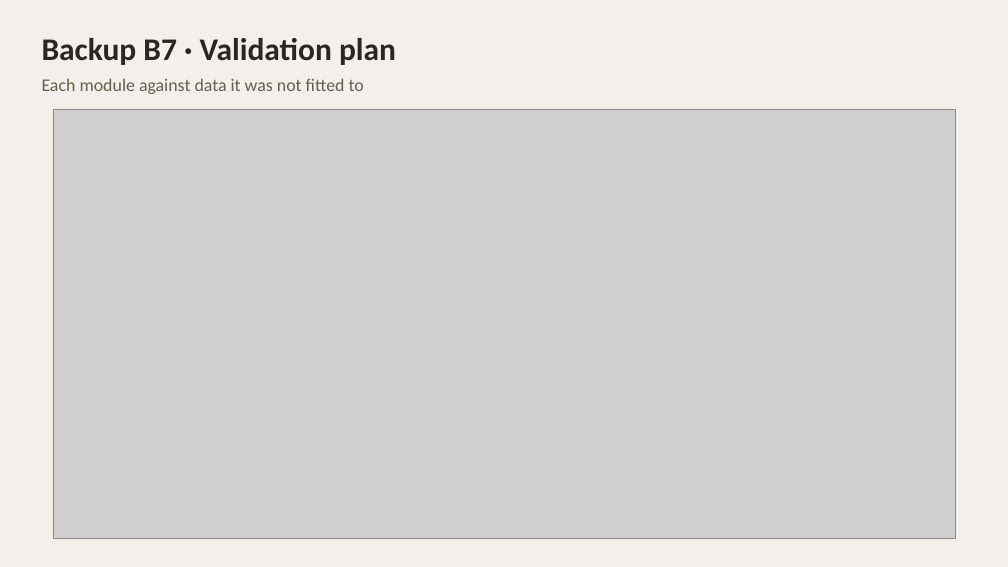
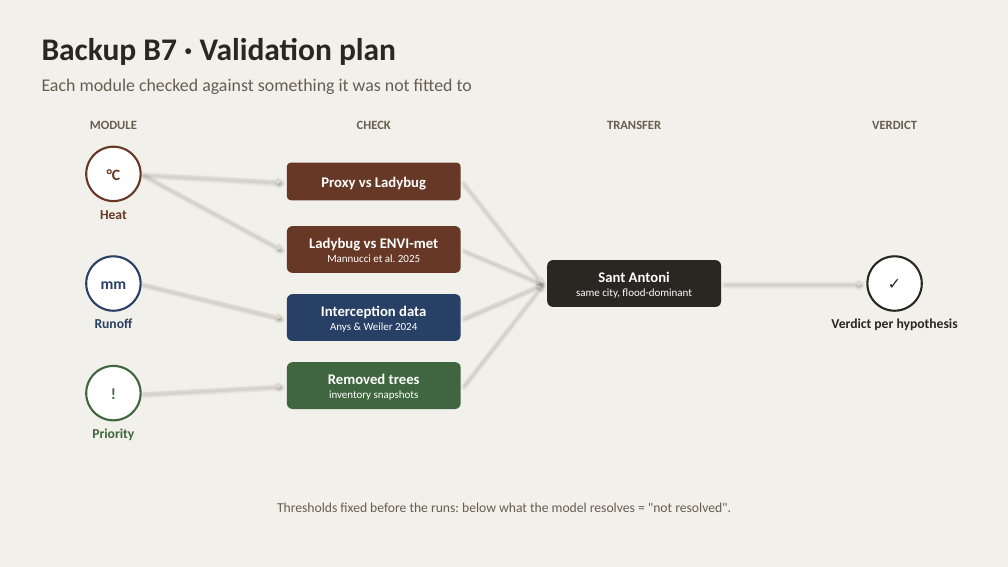
Before and after one commit to giofox96/shade-and-sponge, a slide deck: slide 26 of slides/shade_and_sponge_10nov_editable.pptx. Drawn at 1008x567 pixels with LibreOffice and Linux fonts; fonts in the diff are those of the drawing; grey boxes stand for pictures. Boxes give left, top, right and bottom in pixels: in the first picture for what was removed or moved away, otherwise in the second. Text is boxed around its words. In the diff, an @@ line names an element or a change of style, - is before the commit and + after.

```diff
--- a/slides/shade_and_sponge_10nov_editable.pptx
+++ b/slides/shade_and_sponge_10nov_editable.pptx
@@ text at [42,78,472,94]: text changed @@
-Each module against data it was not fitted to
+Each module checked against something it was not fitted to
@@ picture removed at [53,110,955,538] @@
@@ ellipse added at [86,147,141,201], fill #FFFFFF, outline #663825 2 pt, 15 pt, text #663825, bold @@
+°C
@@ text added at [90,121,137,129], 12 pt, text #665E4F, bold @@
+MODULE
@@ text added at [357,121,391,129], 12 pt, text #665E4F, bold @@
+CHECK
@@ text added at [607,121,661,129], 12 pt, text #665E4F, bold @@
+TRANSFER
@@ text added at [872,121,917,129], 12 pt, text #665E4F, bold @@
+VERDICT
@@ arrow added from (143, 174) to (283, 250), #DCD8CE 1.25 pt @@
@@ arrow added from (143, 174) to (283, 181), #DCD8CE 1.25 pt @@
@@ rounded rectangle added at [287,163,461,200], fill #663825, 14 pt, text #FFFFFF, bold @@
+Proxy vs Ladybug
@@ arrow added from (463, 181) to (544, 284), #DCD8CE 1.25 pt @@
@@ text added at [100,210,127,219], 13 pt, text #663825, bold @@
+Heat
@@ rounded rectangle added at [287,226,461,273], fill #663825, 14 pt, text #FFFFFF, bold @@
+Ladybug vs ENVI-met
+Mannucci et al. 2025
@@ ellipse added at [86,256,141,311], fill #FFFFFF, outline #283F66 2 pt, 15 pt, text #283F66, bold @@
+mm
@@ arrow added from (463, 250) to (544, 284), #DCD8CE 1.25 pt @@
@@ rounded rectangle added at [547,260,721,307], fill #2A2622, 10.5 pt, text #FFFFFF @@
+Sant Antoni
+same city, flood-dominant
@@ ellipse added at [867,256,922,311], fill #FFFFFF, outline #2A2622 2 pt, 15 pt, text #2A2622, bold @@
+✓
@@ arrow added from (143, 284) to (283, 318), #DCD8CE 1.25 pt @@
@@ rounded rectangle added at [287,294,461,341], fill #283F66, 14 pt, text #FFFFFF, bold @@
+Interception data
+Anys & Weiler 2024
@@ arrow added from (463, 386) to (544, 284), #DCD8CE 1.25 pt @@
@@ arrow added from (463, 318) to (544, 284), #DCD8CE 1.25 pt @@
@@ arrow added from (724, 284) to (864, 284), #DCD8CE 1.25 pt @@
@@ text added at [95,318,133,328], 13 pt, text #283F66, bold @@
+Runoff
@@ text added at [831,318,958,330], 13 pt, text #2A2622, bold @@
+Verdict per hypothesis
@@ ellipse added at [86,366,141,420], fill #FFFFFF, outline #3F663E 2 pt, 15 pt, text #3F663E, bold @@
+!
@@ arrow added from (143, 393) to (283, 386), #DCD8CE 1.25 pt @@
@@ rounded rectangle added at [287,362,461,409], fill #3F663E, 10.5 pt, text #FFFFFF @@
+Removed trees
+inventory snapshots
@@ text added at [92,428,134,440], 13 pt, text #3F663E, bold @@
+Priority
@@ text added at [277,502,731,512], 13 pt, text #665E4F @@
+Thresholds fixed before the runs: below what the model resolves = "not resolved".
```
Also in this commit, not shown: 22 other slides changed, 3 slides added, 3 slides removed, 3 other files.
